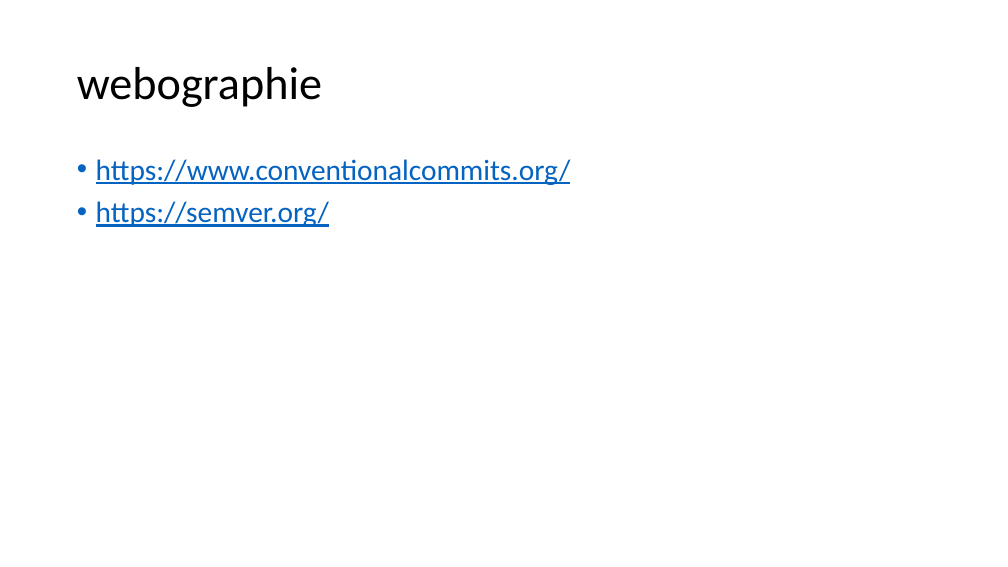
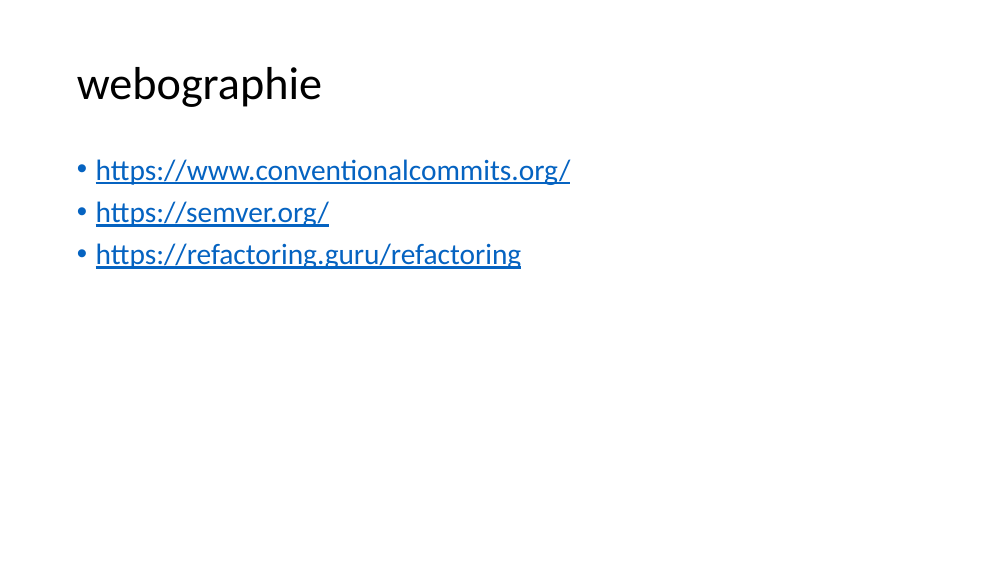
Before and after one commit to spaw3003/202205-formation-angular, a slide deck: slide 5 of notes.pptx. Drawn at 1008x567 pixels with LibreOffice and Linux fonts; fonts in the diff are those of the drawing. Boxes give left, top, right and bottom in pixels: in the first picture for what was removed or moved away, otherwise in the second. Text is boxed around its words. In the diff, an @@ line names an element or a change of style, - is before the commit and + after.

```diff
--- a/notes.pptx
+++ b/notes.pptx
@@ text at box(96, 243, 522, 269): paragraph added @@
+• https://refactoring.guru/refactoring
```
Also in this commit, not shown: 4 other slides changed, 16 slides added.
